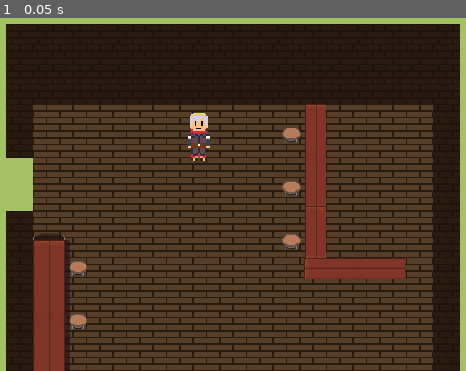
Above: before the commit, frame 1.
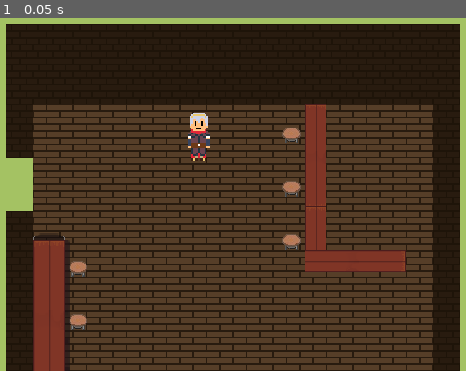
Above: after the commit, the same moment.

Repository: Kikilinga/Satihs
Game: Godot game, scene res://levels/bar.tscn
Same seed, same stepped clock (60 frames per second), same inputs: the game is played once before the commit and once after it. This scene is started directly instead of the project's main scene.
Inputs:
- Up to frame 1 (0.05 s): no input

The runs differ from the first frame. In frame 1, 1.1% of the frame differs, in the area x 65-88%, y 65-74%.

Commit message:
Place Bar Level assets to the correct folders

Diff:
--- a/levels/bar.tscn
+++ b/levels/bar.tscn
@@ -1,15 +1,13 @@
-[gd_scene load_steps=28 format=3 uid="uid://t53rlo1pnr0x"]
+[gd_scene load_steps=21 format=3 uid="uid://t53rlo1pnr0x"]
 
 [ext_resource type="PackedScene" uid="uid://cvm1oadyexew2" path="res://characters/player.tscn" id="1_o8j2u"]
 [ext_resource type="Texture2D" uid="uid://nc2v8xd23n2" path="res://assets/bar_floor.png" id="1_ph5o0"]
 [ext_resource type="Texture2D" uid="uid://duuacihht6baa" path="res://assets/bar_walls.png" id="2_0f0v7"]
-[ext_resource type="Texture2D" uid="uid://b1ny8sxelblb2" path="res://levels/preview-1.png" id="3_q8qek"]
-[ext_resource type="Texture2D" uid="uid://db5obpvppro31" path="res://levels/imageedit_1_8969483441.png" id="4_e5q7d"]
-[ext_resource type="Texture2D" uid="uid://cyj06t2p6m8lh" path="res://levels/Stool.png" id="5_mhtu7"]
-[ext_resource type="Texture2D" uid="uid://nm8uonfu7is6" path="res://Extended Plank.png" id="6_o8guc"]
-[ext_resource type="Texture2D" uid="uid://bxt5wptxioua3" path="res://Bar Stand cropped.png" id="7_oqoll"]
-[ext_resource type="Texture2D" uid="uid://tjvqmxp234xd" path="res://Bar Stand with Drop Shadow.png" id="8_iufy7"]
-[ext_resource type="Texture2D" uid="uid://ciwhwcgxxuujb" path="res://Bar Stand cropped 1.png" id="8_npvhh"]
+[ext_resource type="Texture2D" uid="uid://bb53oph6ynyj4" path="res://assets/Table and Stools.png" id="4_rysbr"]
+[ext_resource type="Texture2D" uid="uid://nm8uonfu7is6" path="res://assets/Brown Plank for Bar Stand.png" id="5_5khgp"]
+[ext_resource type="Texture2D" uid="uid://cyj06t2p6m8lh" path="res://assets/Stool.png" id="5_mhtu7"]
+[ext_resource type="Texture2D" uid="uid://ciwhwcgxxuujb" path="res://assets/Lightwood Bar.png" id="7_esd6p"]
+[ext_resource type="Texture2D" uid="uid://tjvqmxp234xd" path="res://assets/Wall Stand.png" id="7_y6kfg"]
 
 [sub_resource type="TileSetAtlasSource" id="TileSetAtlasSource_pxv1p"]
 texture = ExtResource("1_ph5o0")
@@ -26,64 +24,23 @@
 0:0/0/physics_layer_0/angular_velocity = 0.0
 0:0/0/physics_layer_0/polygon_0/points = PackedVector2Array(-16, -16, 16, -16, 16, 16, -16, 16)
 
-[sub_resource type="TileSetAtlasSource" id="TileSetAtlasSource_c32ck"]
-texture = ExtResource("3_q8qek")
-texture_region_size = Vector2i(32, 32)
-1:0/0 = 0
-1:0/0/physics_layer_0/linear_velocity = Vector2(0, 0)
-1:0/0/physics_layer_0/angular_velocity = 0.0
-2:0/0 = 0
-2:0/0/physics_layer_0/linear_velocity = Vector2(0, 0)
-2:0/0/physics_layer_0/angular_velocity = 0.0
-0:1/0 = 0
-0:1/0/physics_layer_0/linear_velocity = Vector2(0, 0)
-0:1/0/physics_layer_0/angular_velocity = 0.0
-1:1/0 = 0
-1:1/0/physics_layer_0/linear_velocity = Vector2(0, 0)
-1:1/0/physics_layer_0/angular_velocity = 0.0
-2:1/0 = 0
-2:1/0/physics_layer_0/linear_velocity = Vector2(0, 0)
-2:1/0/physics_layer_0/angular_velocity = 0.0
-3:1/0 = 0
-3:1/0/physics_layer_0/linear_velocity = Vector2(0, 0)
-3:1/0/physics_layer_0/angular_velocity = 0.0
-1:2/0 = 0
-1:2/0/physics_layer_0/linear_velocity = Vector2(0, 0)
-1:2/0/physics_layer_0/angular_velocity = 0.0
-2:2/0 = 0
-2:2/0/physics_layer_0/linear_velocity = Vector2(0, 0)
-2:2/0/physics_layer_0/angular_velocity = 0.0
-
 [sub_resource type="TileSet" id="TileSet_12qxs"]
 tile_size = Vector2i(32, 32)
 physics_layer_0/collision_layer = 1
 sources/0 = SubResource("TileSetAtlasSource_pxv1p")
 sources/1 = SubResource("TileSetAtlasSource_ffauw")
-sources/2 = SubResource("TileSetAtlasSource_c32ck")
 
-[sub_resource type="TileSetAtlasSource" id="TileSetAtlasSource_n0fi0"]
-texture = ExtResource("4_e5q7d")
-texture_region_size = Vector2i(128, 96)
+[sub_resource type="TileSetAtlasSource" id="TileSetAtlasSource_yc2m3"]
+texture = ExtResource("4_rysbr")
+texture_region_size = Vector2i(126, 96)
 0:0/0 = 0
 0:0/0/physics_layer_0/linear_velocity = Vector2(0, 0)
 0:0/0/physics_layer_0/angular_velocity = 0.0
-0:0/0/physics_layer_0/polygon_0/points = PackedVector2Array(-37, -30.5, 36, -30, 36.5, 5.5, -36.5, 4.5)
+0:0/0/physics_layer_0/polygon_0/points = PackedVector2Array(1.06066, -30.7591, 19.4454, -25.4558, 27.2236, -12.0208, 18.0312, 0, 0.707108, 3.88909, -18.3848, -1.76777, -25.1023, -12.3744, -17.3241, -25.8094)
 
 [sub_resource type="TileSet" id="TileSet_e0lb5"]
 physics_layer_0/collision_layer = 1
-sources/0 = SubResource("TileSetAtlasSource_n0fi0")
-
-[sub_resource type="TileSetAtlasSource" id="TileSetAtlasSource_j8qu7"]
-texture = ExtResource("4_e5q7d")
-texture_region_size = Vector2i(128, 96)
-0:0/0 = 0
-0:0/0/physics_layer_0/linear_velocity = Vector2(0, 0)
-0:0/0/physics_layer_0/angular_velocity = 0.0
-0:0/0/physics_layer_0/polygon_0/points = PackedVector2Array(-36.5, -30.5, 37, -31, 36.5, 7, -36.5, 7.5)
-
-[sub_resource type="TileSet" id="TileSet_p1gc3"]
-physics_layer_0/collision_layer = 1
-sources/0 = SubResource("TileSetAtlasSource_j8qu7")
+sources/1 = SubResource("TileSetAtlasSource_yc2m3")
 
 [sub_resource type="TileSetAtlasSource" id="TileSetAtlasSource_2ka6o"]
 texture = ExtResource("5_mhtu7")
@@ -94,44 +51,38 @@
 sources/0 = SubResource("TileSetAtlasSource_2ka6o")
 
 [sub_resource type="TileSetAtlasSource" id="TileSetAtlasSource_88bwi"]
-texture = ExtResource("6_o8guc")
+texture = ExtResource("5_5khgp")
 texture_region_size = Vector2i(26, 185)
 0:0/0 = 0
 0:0/0/physics_layer_0/linear_velocity = Vector2(0, 0)
 0:0/0/physics_layer_0/angular_velocity = 0.0
 0:0/0/physics_layer_0/polygon_0/points = PackedVector2Array(-16, 94, 14, 93, 14, -93, -16, -93)
+0:0/0/physics_layer_1/linear_velocity = Vector2(0, 0)
+0:0/0/physics_layer_1/angular_velocity = 0.0
+
+[sub_resource type="TileSetAtlasSource" id="TileSetAtlasSource_0qiem"]
+texture = ExtResource("7_esd6p")
+texture_region_size = Vector2i(121, 26)
+0:0/0 = 0
+0:0/0/physics_layer_0/linear_velocity = Vector2(0, 0)
+0:0/0/physics_layer_0/angular_velocity = 0.0
+0:0/0/physics_layer_1/linear_velocity = Vector2(0, 0)
+0:0/0/physics_layer_1/angular_velocity = 0.0
+0:0/0/physics_layer_1/polygon_0/points = PackedVector2Array(-60, -12, 60.1041, -12.0208, 59.7505, 1.76777, -60.1041, 1.41421)
 
 [sub_resource type="TileSet" id="TileSet_2aihd"]
 physics_layer_0/collision_layer = 1
+physics_layer_1/collision_layer = 1
 sources/0 = SubResource("TileSetAtlasSource_88bwi")
-
-[sub_resource type="TileSetAtlasSource" id="TileSetAtlasSource_hxulw"]
-texture = ExtResource("7_oqoll")
-texture_region_size = Vector2i(26, 154)
-0:0/0 = 0
-0:0/0/physics_layer_0/linear_velocity = Vector2(0, 0)
-0:0/0/physics_layer_0/angular_velocity = 0.0
-
-[sub_resource type="TileSetAtlasSource" id="TileSetAtlasSource_cyrcc"]
-texture = ExtResource("8_npvhh")
-texture_region_size = Vector2i(26, 121)
-0:0/0 = 0
-0:0/0/physics_layer_0/linear_velocity = Vector2(0, 0)
-0:0/0/physics_layer_0/angular_velocity = 0.0
-0:0/0/physics_layer_0/polygon_0/points = PackedVector2Array(-13, -60, 12, -60, 12, 61, -12.7279, 60.8112)
-
-[sub_resource type="TileSet" id="TileSet_h3ll2"]
-physics_layer_0/collision_layer = 1
-sources/0 = SubResource("TileSetAtlasSource_hxulw")
-sources/1 = SubResource("TileSetAtlasSource_cyrcc")
+sources/2 = SubResource("TileSetAtlasSource_0qiem")
 
 [sub_resource type="TileSetAtlasSource" id="TileSetAtlasSource_0x44c"]
-texture = ExtResource("8_iufy7")
+texture = ExtResource("7_y6kfg")
 texture_region_size = Vector2i(30, 195)
 0:0/0 = 0
 0:0/0/physics_layer_0/linear_velocity = Vector2(0, 0)
 0:0/0/physics_layer_0/angular_velocity = 0.0
-0:0/0/physics_layer_0/polygon_0/points = PackedVector2Array(-15, -92, 11, -92, 11, 94, -14, 94)
+0:0/0/physics_layer_0/polygon_0/points = PackedVector2Array(-15, -92, 11, -92, 12, 90, -15, 90)
 
 [sub_resource type="TileSet" id="TileSet_nuveb"]
 physics_layer_0/collision_layer = 1
@@ -139,49 +90,34 @@
 
 [node name="Node2D" type="Node2D"]
 
-[node name="TileMap" type="TileMap" parent="."]
+[node name="BarWallAndFloor" type="TileMap" parent="."]
 tile_set = SubResource("TileSet_12qxs")
 cell_quadrant_size = 64
 format = 2
 layer_0/tile_data = PackedInt32Array(0, 0, 0, 65536, 0, 0, 131072, 0, 0, 393216, 0, 0, 458752, 0, 0, 524288, 0, 0, 5898 …(4860 unchanged characters)…
 
-[node name="TileMap2" type="TileMap" parent="."]
+[node name="Tables" type="TileMap" parent="."]
 position = Vector2(-22, 0)
 tile_set = SubResource("TileSet_e0lb5")
 cell_quadrant_size = 50
 format = 2
-layer_0/tile_data = PackedInt32Array(1900554, 0, 0)
+layer_0/tile_data = PackedInt32Array(1900554, 1, 0, 1441817, 1, 0)
 
-[node name="TileMap3" type="TileMap" parent="."]
-position = Vector2(25, -118)
-tile_set = SubResource("TileSet_p1gc3")
-cell_quadrant_size = 50
-format = 2
-layer_0/tile_data = PackedInt32Array(1900566, 0, 0)
-
-[node name="TileMap4" type="TileMap" parent="."]
+[node name="BarStools" type="TileMap" parent="."]
 position = Vector2(-2, -2)
 tile_set = SubResource("TileSet_etisc")
 cell_quadrant_size = 50
 format = 2
 layer_0/tile_data = PackedInt32Array(131091, 0, 0, 393235, 0, 0, 1638403, 0, 0, 1048579, 0, 0, 786435, 0, 0, 1376259, 0, 0, 655379, 0, 0)
 
-[node name="TileMap5" type="TileMap" parent="."]
+[node name="BarStand" type="TileMap" parent="."]
 position = Vector2(-5, -12)
 tile_set = SubResource("TileSet_2aihd")
 cell_quadrant_size = 50
 format = 2
-layer_0/tile_data = PackedInt32Array(393237, 0, 0)
+layer_0/tile_data = PackedInt32Array(393237, 0, 0, 786456, 2, 0)
 
-[node name="TileMap6" type="TileMap" parent="."]
-position = Vector2(218, 573)
-rotation = 4.71239
-tile_set = SubResource("TileSet_h3ll2")
-cell_quadrant_size = 50
-format = 2
-layer_0/tile_data = PackedInt32Array(655383, 1, 0)
-
-[node name="TileMap7" type="TileMap" parent="."]
+[node name="WallStand" type="TileMap" parent="."]
 position = Vector2(-38, 1)
 scale = Vector2(1.5, 1.5)
 tile_set = SubResource("TileSet_nuveb")
Binary file removed: Bar Stand cropped 1.png
Renamed: Bar Stand cropped.png -> Unused/Bar Stand cropped.png
Not shown, changed: Unused/Bar Stand cropped.png.import
Renamed: levels/Plank.png -> Unused/Plank.png
Not shown, changed: Unused/Plank.png.import
Renamed: levels/Stand with drop shadow.png -> Unused/Stand with drop shadow.png
Not shown, changed: Unused/Stand with drop shadow.png.import
Renamed: levels/Stand without drop shadow.png -> Unused/Stand without drop shadow.png
Not shown, changed: Unused/Stand without drop shadow.png.import
Renamed: levels/preview-1.png -> Unused/preview-1.png
Not shown, added: Unused/preview-1.png.import
Renamed: Extended Plank.png -> assets/Brown Plank for Bar Stand.png
(and 10 more such lines)
